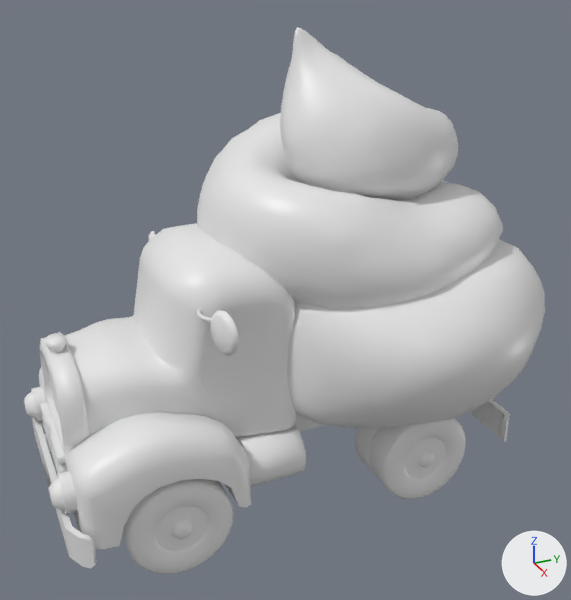
The FBX model Assets/Art/Models/Vehicles/PoopTruck00.fbx: old version first, new version second.
Both versions are drawn from a camera (50 mm lens) standing at (0.516, -0.214, 0.417) and looking at (0.001, 0.018, 0.159). Arrows for +X, +Y and +Z are at lower right; the lights stay in place. Where no turn or scale is listed for an object, it has been applied to the vertices.

The first picture shows 'PoopTruck'.
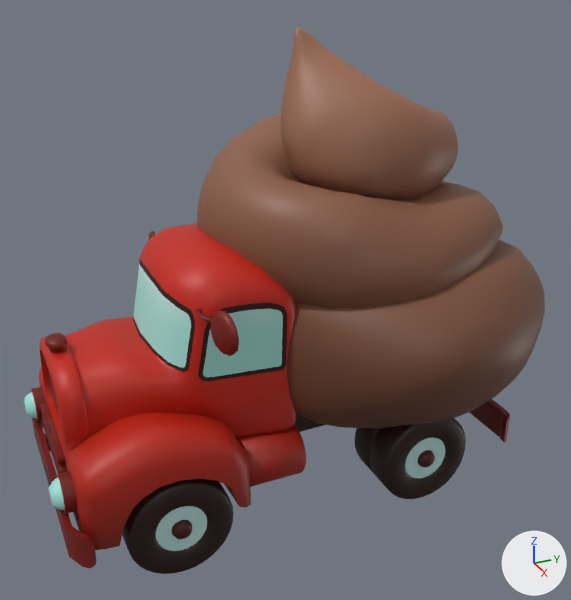
What differs and where, as boxes [x1, y1, x2, y2] in the pictures (571 x 600 px):
```json
{"object": "PoopTruck", "change": "recoloured", "before": [24, 27, 545, 574], "after": [24, 27, 545, 574], "on screen": "white to brown"}
```

The change, as JSON lines over the scene's bpy script:
```json
{"op": "add", "block": "img_truckcolors_png", "code": ["img_truckcolors_png = load_image('TruckColors.png', '../../Textures/TruckColors.png', 1024, 1024, 'sRGB')"]}
{"op": "add", "block": "mat_tilecolors_current", "code": ["mat_tilecolors_current = principled_material('TileColors_Current')", "mat_tilecolors_current.texture = img_truckcolors_png"]}
{"block": "me_cube_011", "where": "me_cube_011.from_pydata(...)  # 5053 vertices, 4844 faces; spans x -0.149..0.138, y -0.182..0.233, z 0.0..0.361"}
{"op": "remove", "block": "me_cube_011", "code": "me_cube_011.materials.append(mat_truckcolors00)  # white #e7e7e7"}
{"op": "add", "block": "me_cube_011", "code": "me_cube_011.materials.append(mat_tilecolors_current)  # picture img_truckcolors_png"}
```
